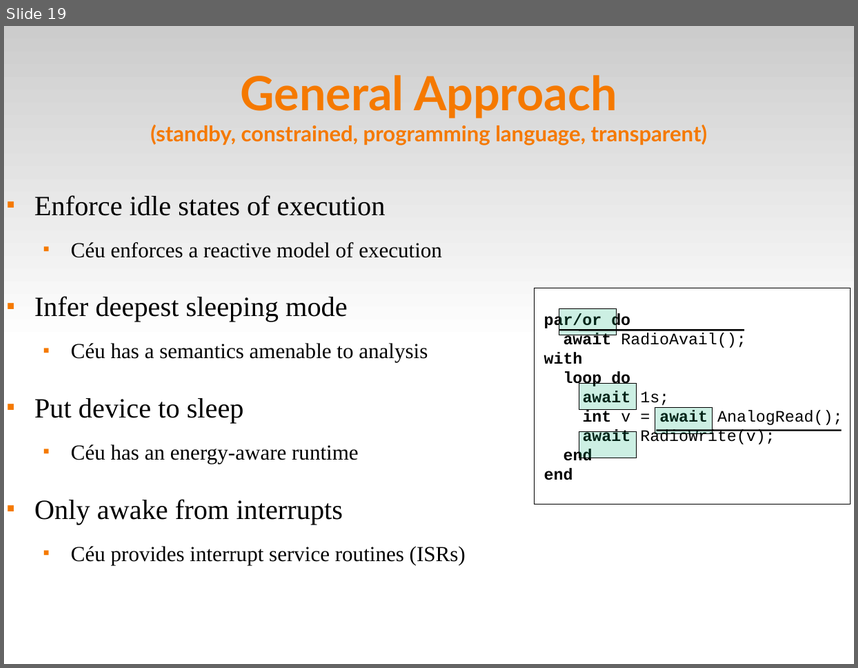
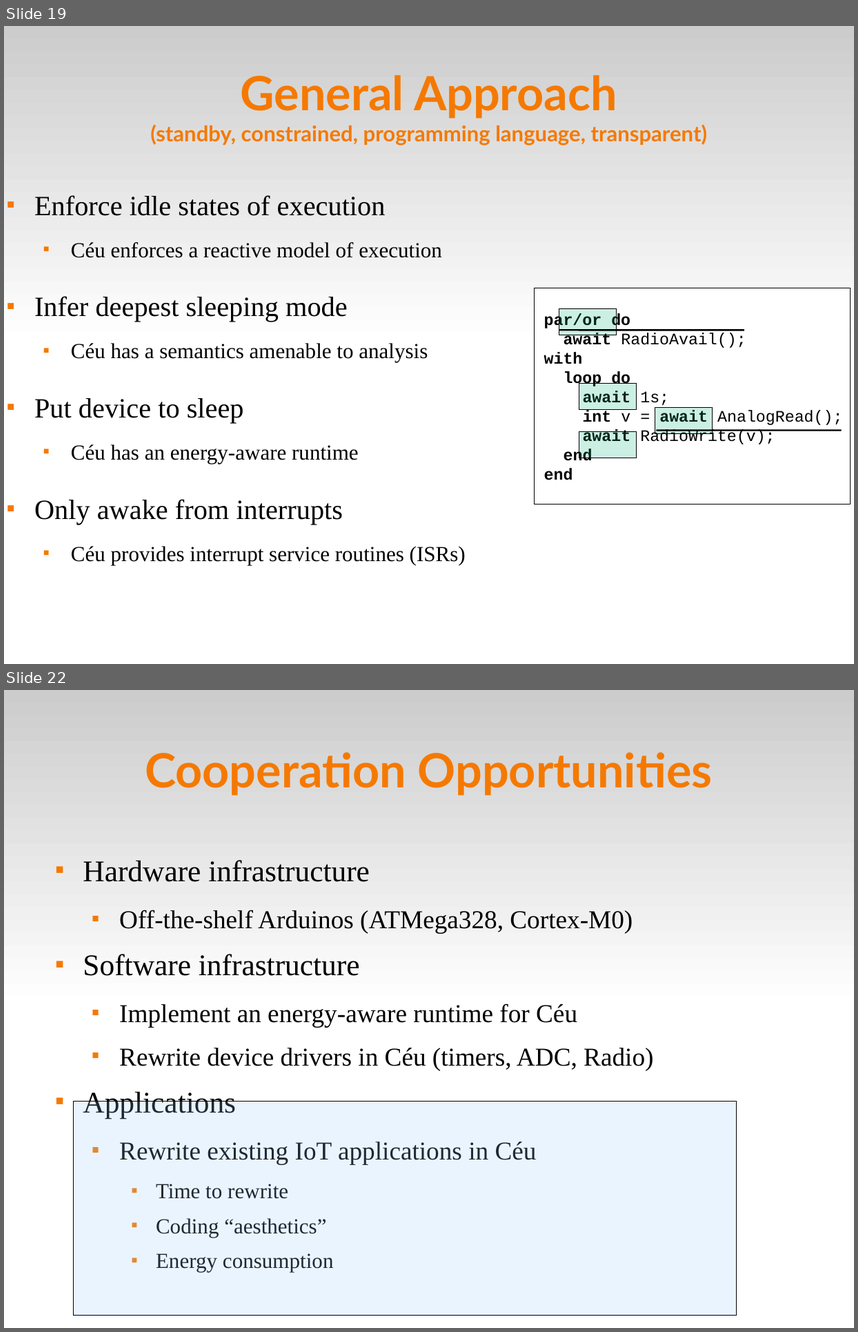
Before and after one commit to fsantanna-uerj/serrapilheira, a slide deck: Apresentacao/ceu-serra-laas.odp. Shown one above the other, each under a label of ours: slide 19 before the commit, slides 19 and 22 after it; the slides between them are not shown. The pictures are 858x668 and 858x1332 pixels, drawn with LibreOffice and Linux fonts; fonts in the diff are those of the drawing. Boxes give left, top, right and bottom in pixels: in the first picture for what was removed or moved away, otherwise in the second. Text is boxed around its words. In the diff, an @@ line names an element or a change of style, - is before the commit and + after.

```diff
--- a/Apresentacao/ceu-serra-laas.odp
+++ b/Apresentacao/ceu-serra-laas.odp
@@ slide 22 added at <box>4,690,854,1328</box>, background #FFFFFF; not listed: 1 template element that a slide beside it also shows @@
@@ title added at <box>145,752,713,796</box>, 44 pt, text #F57900, bold @@
+Cooperation Opportunities
@@ text added at <box>83,860,653,1272</box>, 24 pt, text #000000 @@
+■ Hardware infrastructure
+  ■ Off-the-shelf Arduinos (ATMega328, Cortex-M0)
+■ Software infrastructure
+  ■ Implement an energy-aware runtime for Céu
+  ■ Rewrite device drivers in Céu (timers, ADC, Radio)
+■ Applications
+  ■ Rewrite existing IoT applications in Céu
+    ■ Time to rewrite
+    ■ Coding “aesthetics”
+    ■ Energy consumption
@@ rectangle added at <box>74,1101,737,1315</box>, fill #99CCFF at 20% opacity, outline #000000 0 pt @@
```
Also in this commit, not shown: 5 slides changed, 2 other files.
